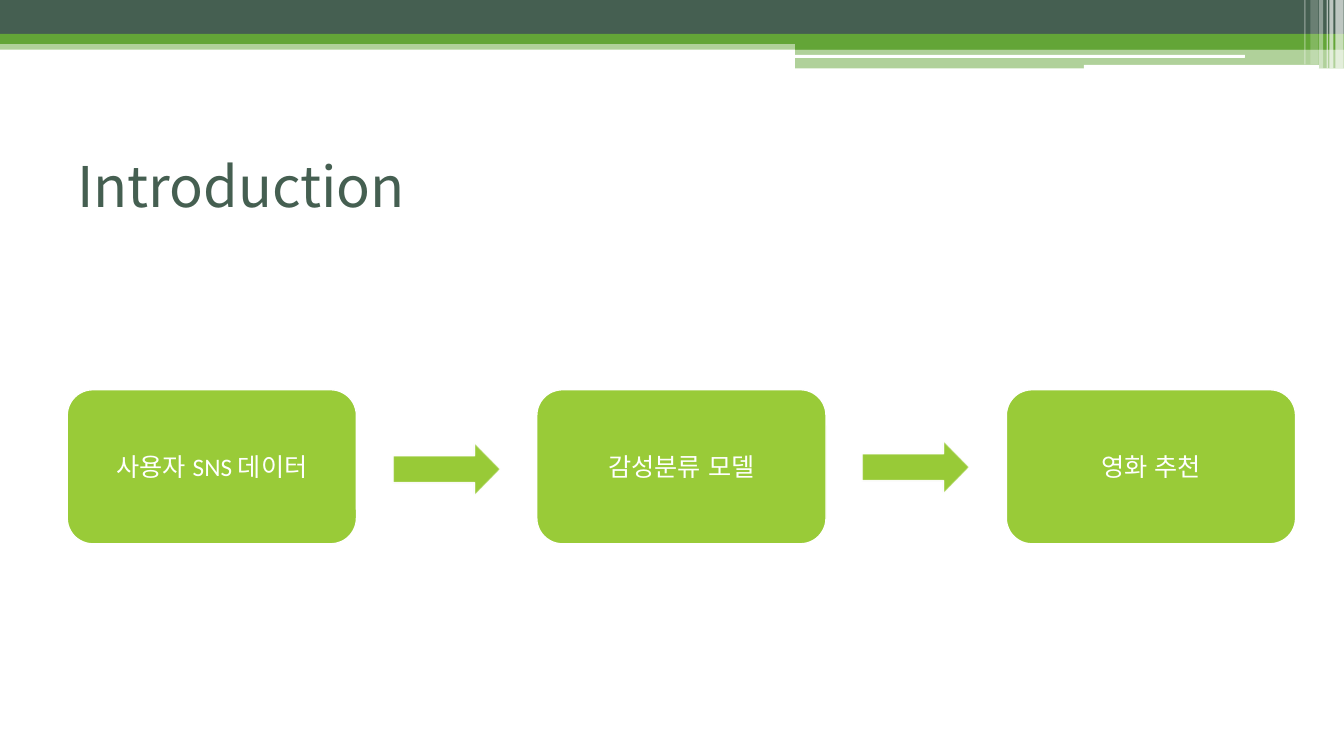
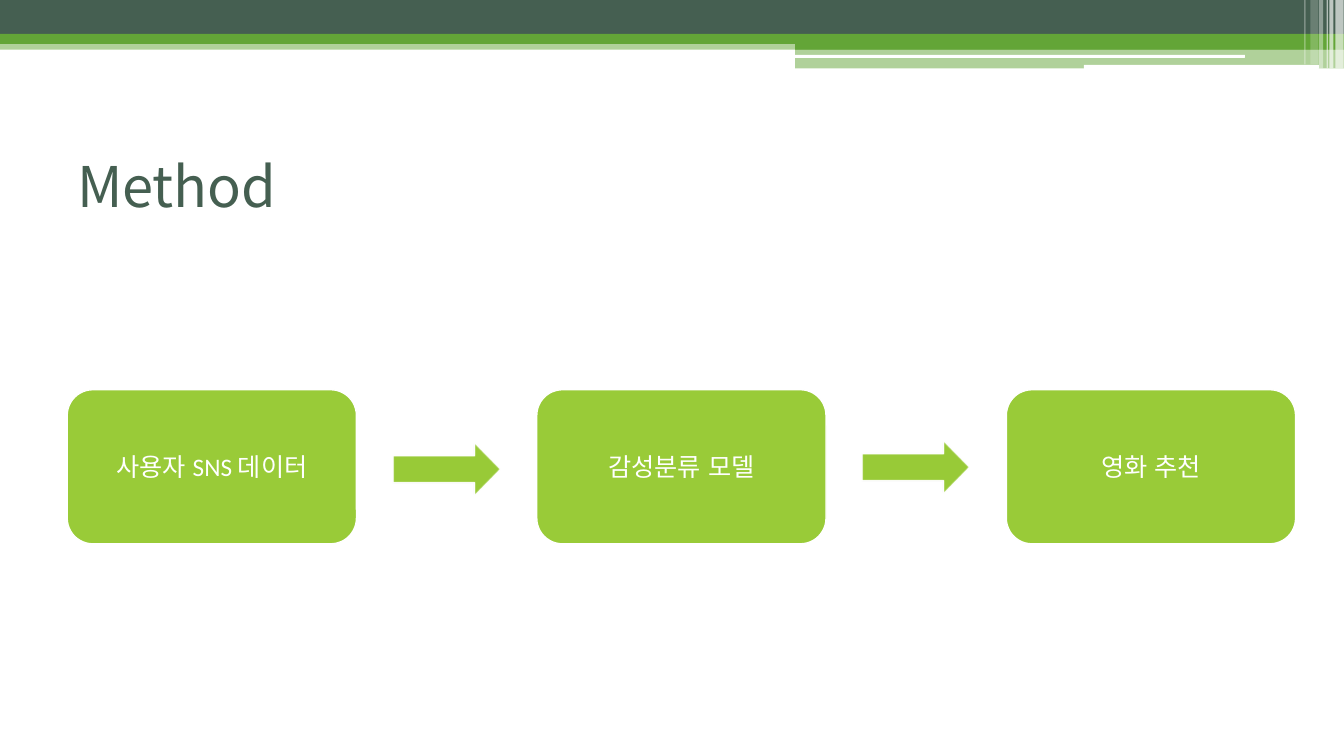
Before and after one commit to lsh0107/2022capstone2, a slide deck: slide 7 of 2019110633 이상혁 발표.pptx (slide 4 before the commit). Drawn at 1344x756 pixels with LibreOffice and Linux fonts; fonts in the diff are those of the drawing. Boxes give left, top, right and bottom in pixels: in the first picture for what was removed or moved away, otherwise in the second. Text is boxed around its words. In the diff, an @@ line names an element or a change of style, - is before the commit and + after.

```diff
--- a/2019110633 이상혁 발표.pptx
+++ b/2019110633 이상혁 발표.pptx
@@ title at bbox=[77, 162, 276, 208]: text changed @@
-Introduction
+Method
```
Also in this commit, not shown: 2 other slides changed, 4 slides added, 3 slides removed.
